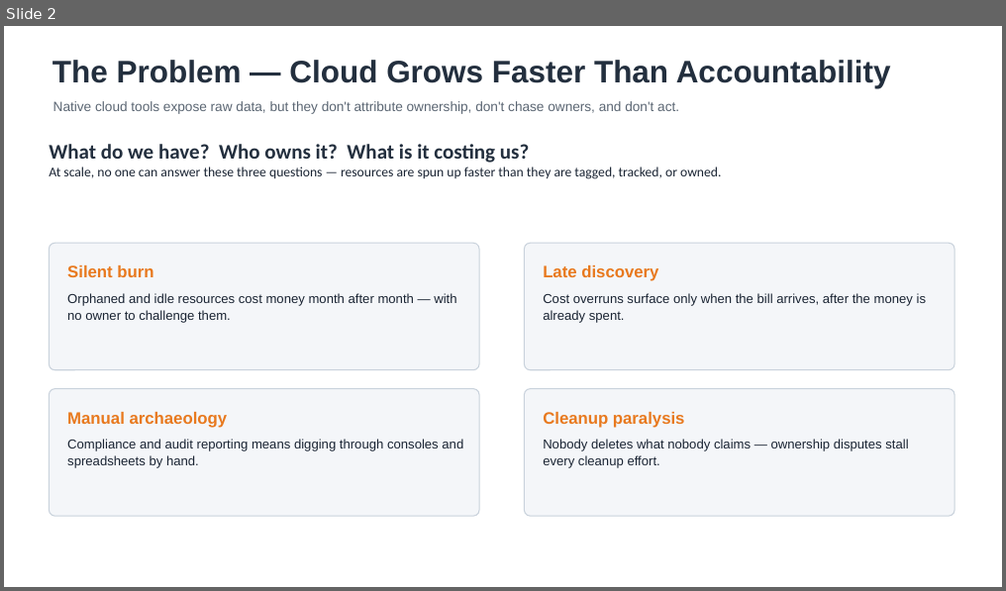
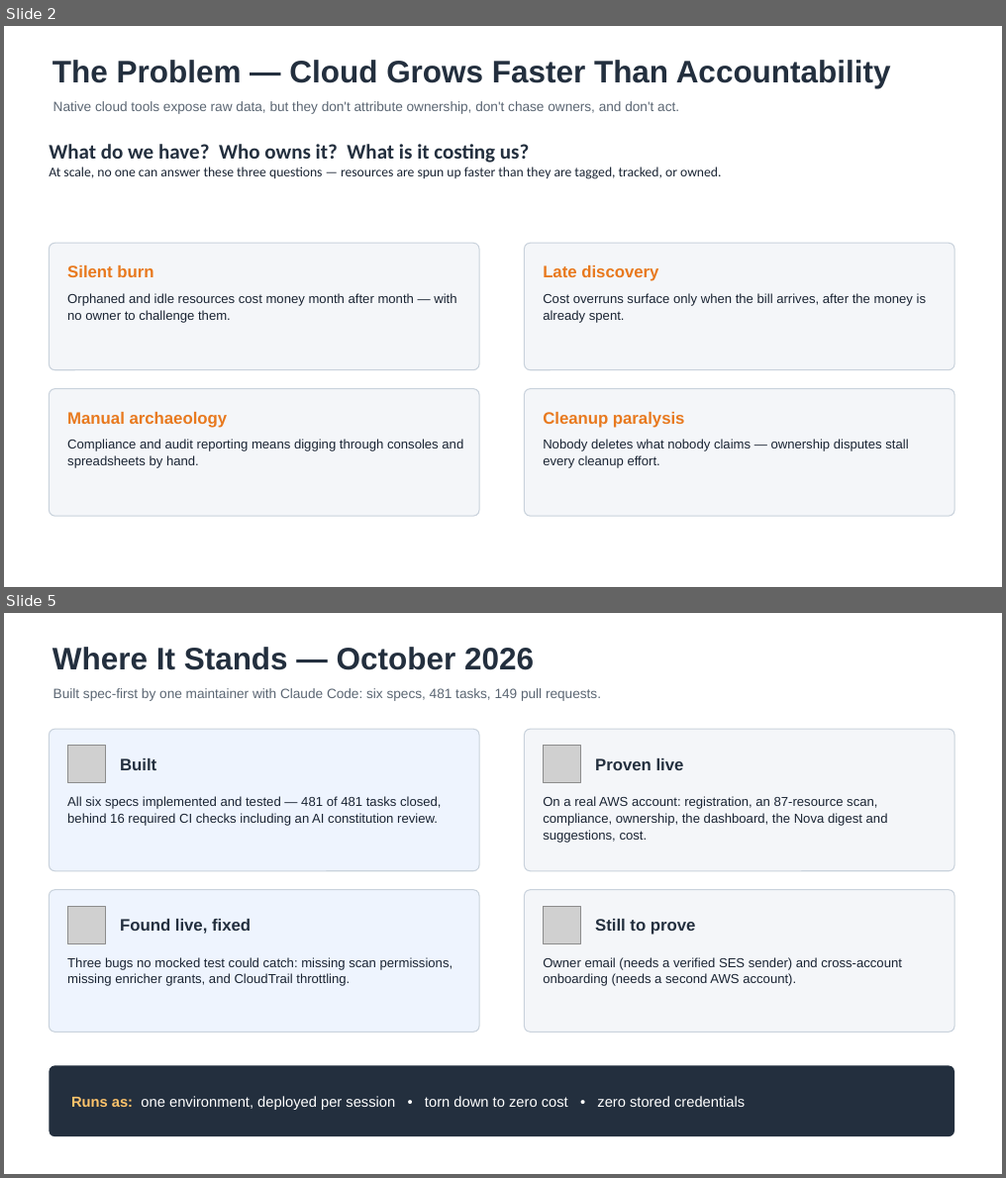
Before and after one commit to SumanKanrar-IEM/CloudPulse-AI, a slide deck: docs/CloudPulse-AI_Capstone-Overview.pptx. Shown one above the other, each under a label of ours: slide 2 before the commit, slides 2 and 5 after it; the slides between them are not shown. The pictures are 1006x591 and 1006x1178 pixels, drawn with LibreOffice and Linux fonts; fonts in the diff are those of the drawing; grey boxes stand for pictures. Boxes give left, top, right and bottom in pixels: in the first picture for what was removed or moved away, otherwise in the second. Text is boxed around its words. In the diff, an @@ line names an element or a change of style, - is before the commit and + after.

```diff
--- a/docs/CloudPulse-AI_Capstone-Overview.pptx
+++ b/docs/CloudPulse-AI_Capstone-Overview.pptx
@@ slide 5 added at <box>4,613,1002,1174</box>, background #FFFFFF @@
@@ text added at <box>53,647,534,670</box>, 30 pt, text #232F3E, bold @@
+Where It Stands — October 2026
@@ text added at <box>54,688,601,701</box>, 13 pt, text #5B6673 @@
+Built spec-first by one maintainer with Claude Code: six specs, 481 tasks, 149 pull requests.
@@ rounded rectangle added at <box>49,729,479,871</box>, fill #EEF4FE, outline #C9D2DC 1 pt @@
@@ rounded rectangle added at <box>525,729,954,871</box>, fill #F4F6F9, outline #C9D2DC 1 pt @@
@@ picture added at <box>67,746,105,783</box> @@
@@ text added at <box>120,759,156,770</box>, 16 pt, text #232F3E, bold @@
+Built
@@ picture added at <box>543,746,580,783</box> @@
@@ text added at <box>595,759,684,770</box>, 16 pt, text #232F3E, bold @@
+Proven live
@@ text added at <box>67,796,442,826</box>, 12.5 pt, text #1A2433 @@
+All six specs implemented and tested — 481 of 481 tasks closed, behind 16 required CI checks including an AI constitution review.
@@ text added at <box>543,796,888,843</box>, 12.5 pt, text #1A2433 @@
+On a real AWS account: registration, an 87-resource scan, compliance, ownership, the dashboard, the Nova digest and suggestions, cost.
@@ rounded rectangle added at <box>49,890,479,1032</box>, fill #EEF4FE, outline #C9D2DC 1 pt @@
@@ picture added at <box>67,906,105,944</box> @@
@@ rounded rectangle added at <box>525,890,954,1032</box>, fill #F4F6F9, outline #C9D2DC 1 pt @@
@@ picture added at <box>543,906,580,944</box> @@
@@ text added at <box>120,919,251,934</box>, 16 pt, text #232F3E, bold @@
+Found live, fixed
@@ text added at <box>595,919,696,935</box>, 16 pt, text #232F3E, bold @@
+Still to prove
@@ text added at <box>67,958,453,986</box>, 12.5 pt, text #1A2433 @@
+Three bugs no mocked test could catch: missing scan permissions, missing enricher grants, and CloudTrail throttling.
@@ text added at <box>543,958,902,986</box>, 12.5 pt, text #1A2433 @@
+Owner email (needs a verified SES sender) and cross-account onboarding (needs a second AWS account).
@@ rounded rectangle added at <box>49,1065,954,1137</box>, fill #232F3E @@
@@ text added at <box>71,1096,745,1110</box>, 14 pt, text #FFFFFF @@
+Runs as: one environment, deployed per session • torn down to zero cost • zero stored credentials
```
Also in this commit, not shown: 3 slides changed, 7 other files.
